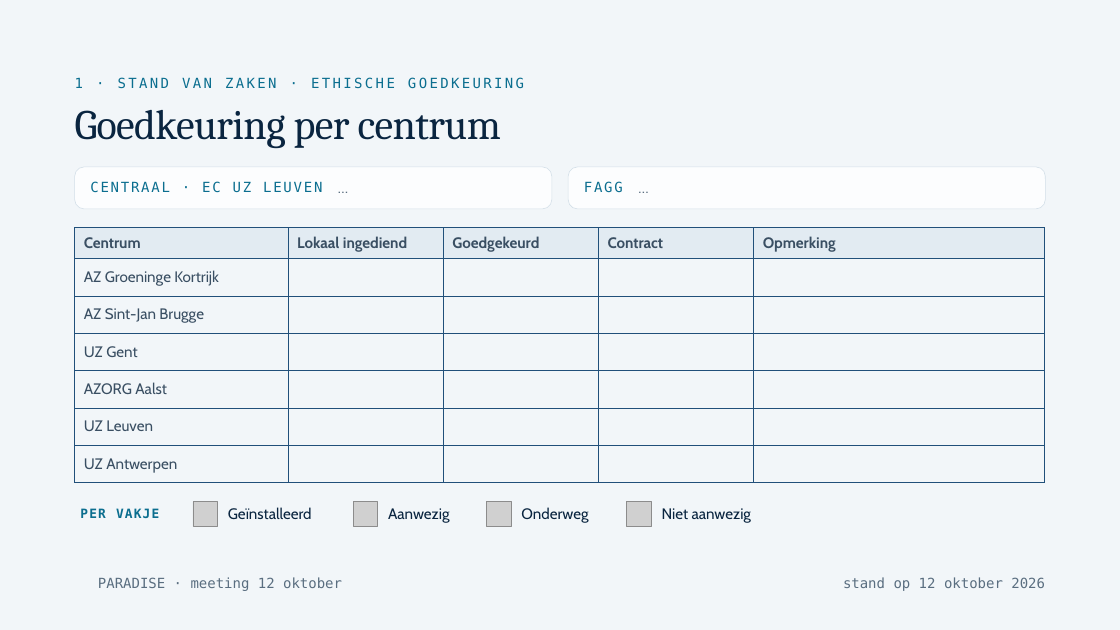
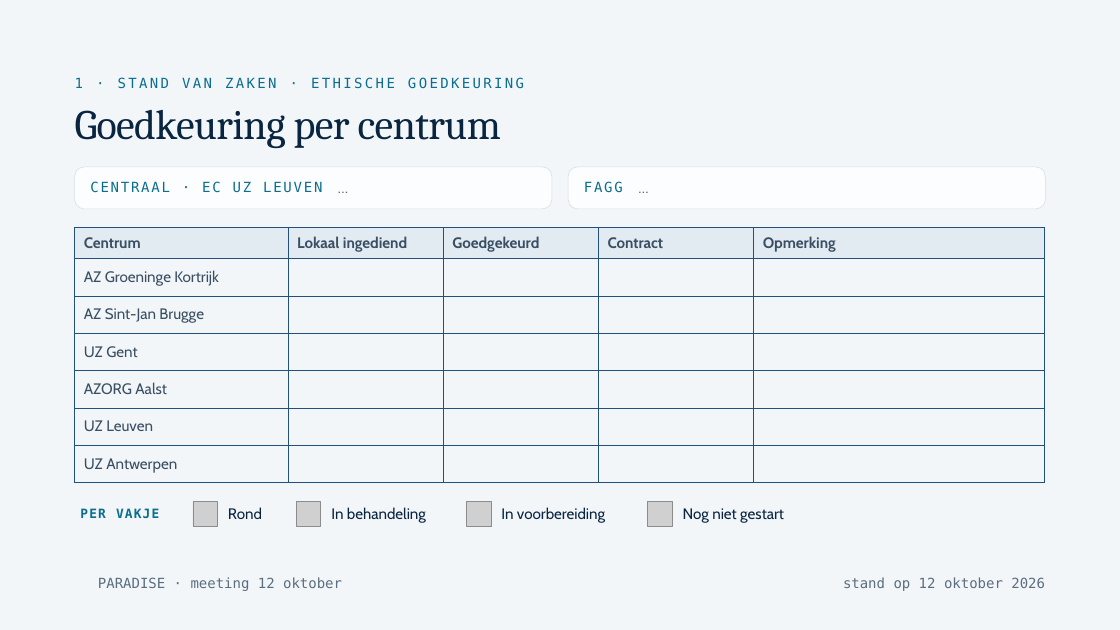
Before and after one commit to Dellfs/paradise-project, a slide deck: slide 5 of PARADISE_presentatie/webdecks/PARADISE_voetklinieken_12okt.pptx. Drawn at 1120x630 pixels with LibreOffice and Linux fonts; fonts in the diff are those of the drawing; grey boxes stand for pictures; background and template pictures are left out. Boxes give left, top, right and bottom in pixels: in the first picture for what was removed or moved away, otherwise in the second. Text is boxed around its words. In the diff, an @@ line names an element or a change of style, - is before the commit and + after.

```diff
--- a/PARADISE_presentatie/webdecks/PARADISE_voetklinieken_12okt.pptx
+++ b/PARADISE_presentatie/webdecks/PARADISE_voetklinieken_12okt.pptx
@@ text at [228,507,262,519]: text changed @@
-Geïnstalleerd
+Rond
@@ picture added at [297,502,321,526] @@
@@ text at [331,507,426,523]: text changed @@
-Aanwezig
+In behandeling
@@ picture removed at [353,502,377,526] @@
@@ picture added at [466,502,491,526] @@
@@ picture removed at [486,502,511,526] @@
@@ text at [501,507,605,523]: text changed @@
-Onderweg
+In voorbereiding
@@ picture: place and size @@
-picture at [627,502,651,526]
+picture at [648,502,672,526]
@@ text at [683,508,784,523]: text changed @@
-Niet aanwezig
+Nog niet gestart
```
Also in this commit, not shown: 3 other slides changed, 1 slide added.
